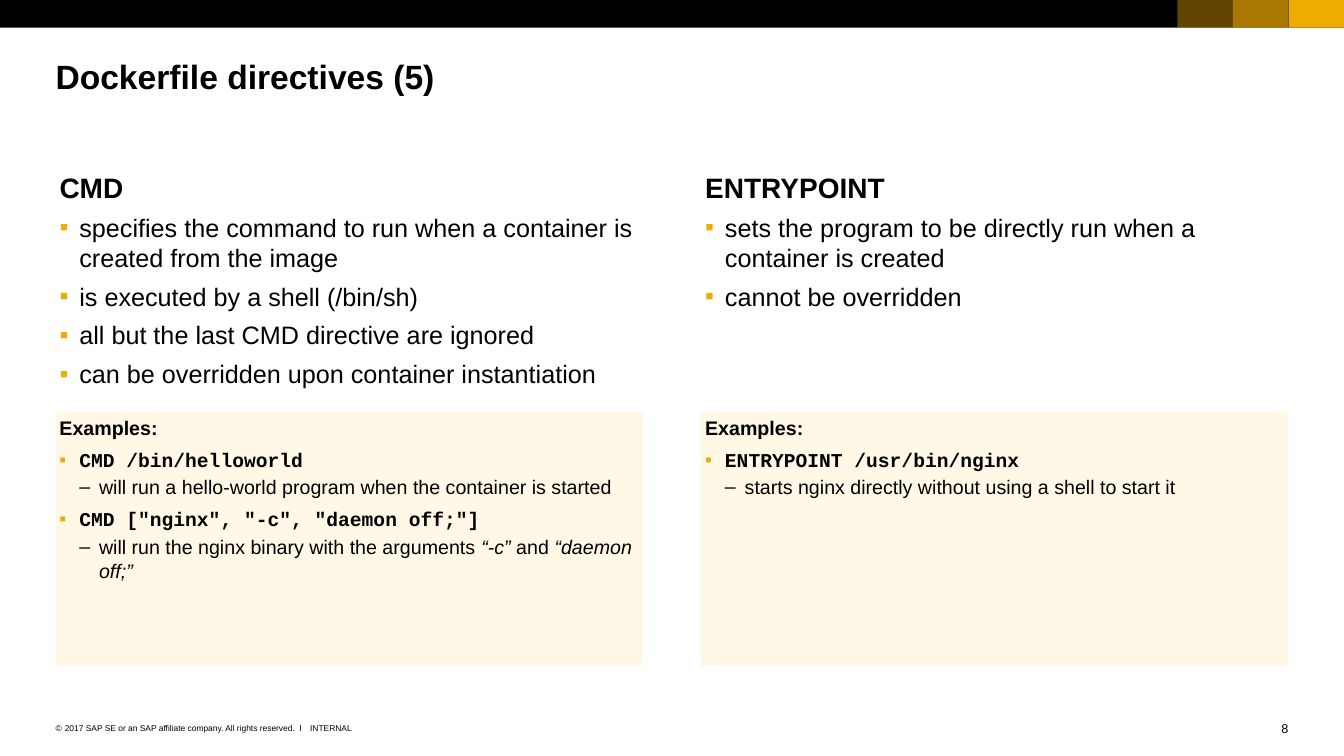
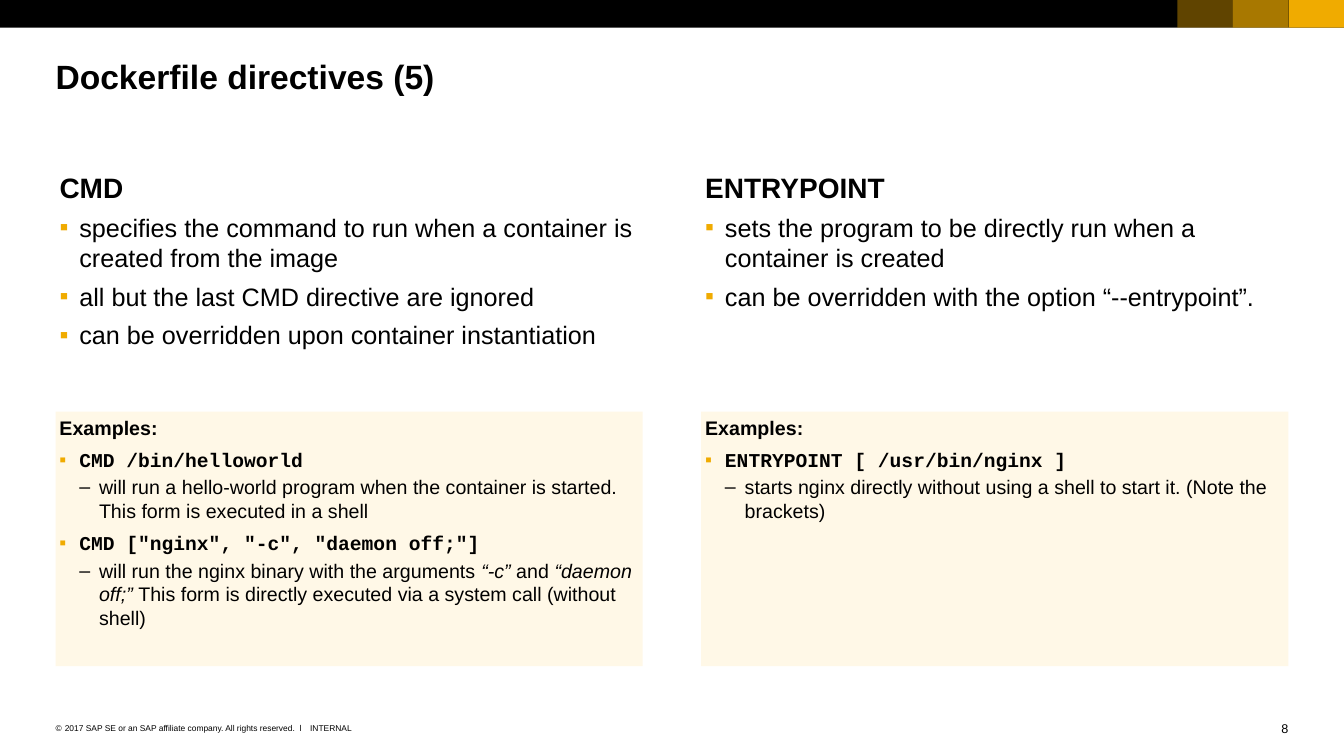
Before and after one commit to cuijiyao01/docker-k8s-training, a slide deck: slide 8 of docker/05_Dockerfiles.pptx. Drawn at 1344x756 pixels with LibreOffice and Linux fonts; fonts in the diff are those of the drawing. Boxes give left, top, right and bottom in pixels: in the first picture for what was removed or moved away, otherwise in the second. Text is boxed around its words. In the diff, an @@ line names an element or a change of style, - is before the commit and + after.

Commit message:
some fixes
confusion about when a shell is being used and when not

```diff
--- a/docker/05_Dockerfiles.pptx
+++ b/docker/05_Dockerfiles.pptx
@@ text at (x1=79, y1=287, x2=418, y2=311): paragraph removed @@
-  ▪ is executed by a shell (/bin/sh)
@@ text at (x1=725, y1=287, x2=1254, y2=311): text changed @@
-  ▪ cannot be overridden
+  ▪ can be overridden with the option “--entrypoint”.
@@ text in rectangle at (x1=99, y1=479, x2=616, y2=519): text changed @@
-    – will run a hello-world program when the container is started
+    – will run a hello-world program when the container is started. This form is executed in a shell
@@ text in rectangle at (x1=725, y1=453, x2=1267, y2=522): text changed @@
-  ▪ ENTRYPOINT /usr/bin/nginx
-    – starts nginx directly without using a shell to start it
+  ▪ ENTRYPOINT [ /usr/bin/nginx ]
+    – starts nginx directly without using a shell to start it. (Note the brackets)
@@ text in rectangle at (x1=99, y1=563, x2=632, y2=629): text changed @@
-    – will run the nginx binary with the arguments “-c” and “daemon off;”
+    – will run the nginx binary with the arguments “-c” and “daemon off;” This form is directly executed via a system call (without shell)
```
